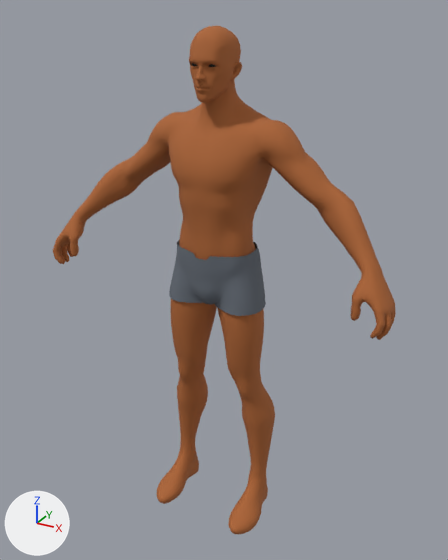
What one commit did to the glTF model public/models/twin-human-male-v1.glb.
Camera for both pictures: a camera (50 mm lens) standing at (0.94, -1.644, 1.743) and looking at (0.016, 0.036, 0.903). Lighting does not change. The marker at lower left points along +X, +Y and +Z. The older version comes first. Both versions are drawn at the pose saved in each file; the numbers are the values there.

Objects in the first picture: 'Object_720', 'twin-shorts'.
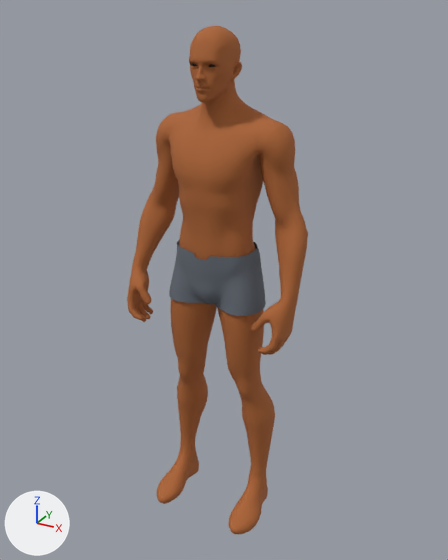
Commit message: Put the arms down: the figure stands instead of being measured

Where the change shows, as pixel boxes (x1, y1, x2, y2) in the pictures (448 x 560 px):
'Object_720', posed (47% narrower): before (53, 26, 396, 534); after (127, 26, 308, 534)
bone 'DEF-upper_arm.L_1553', root to tip: before (273, 140) to (305, 171); after (273, 140) to (284, 183)
bone 'DEF-upper_arm.R_1677', root to tip: before (176, 130) to (152, 152); after (176, 130) to (169, 168)

The edits, one by one:
Bone 'DEF-upper_arm.L_1553' (bone_def_upper_arm_l_1553) turns from (0, 0, 0) to (5, 4, -34) degrees about its own x, y and z.
Bone 'DEF-upper_arm.R_1677' (bone_def_upper_arm_r_1677) turns from (0, 0, 0) to (5, -4, 34) degrees about its own x, y and z.
